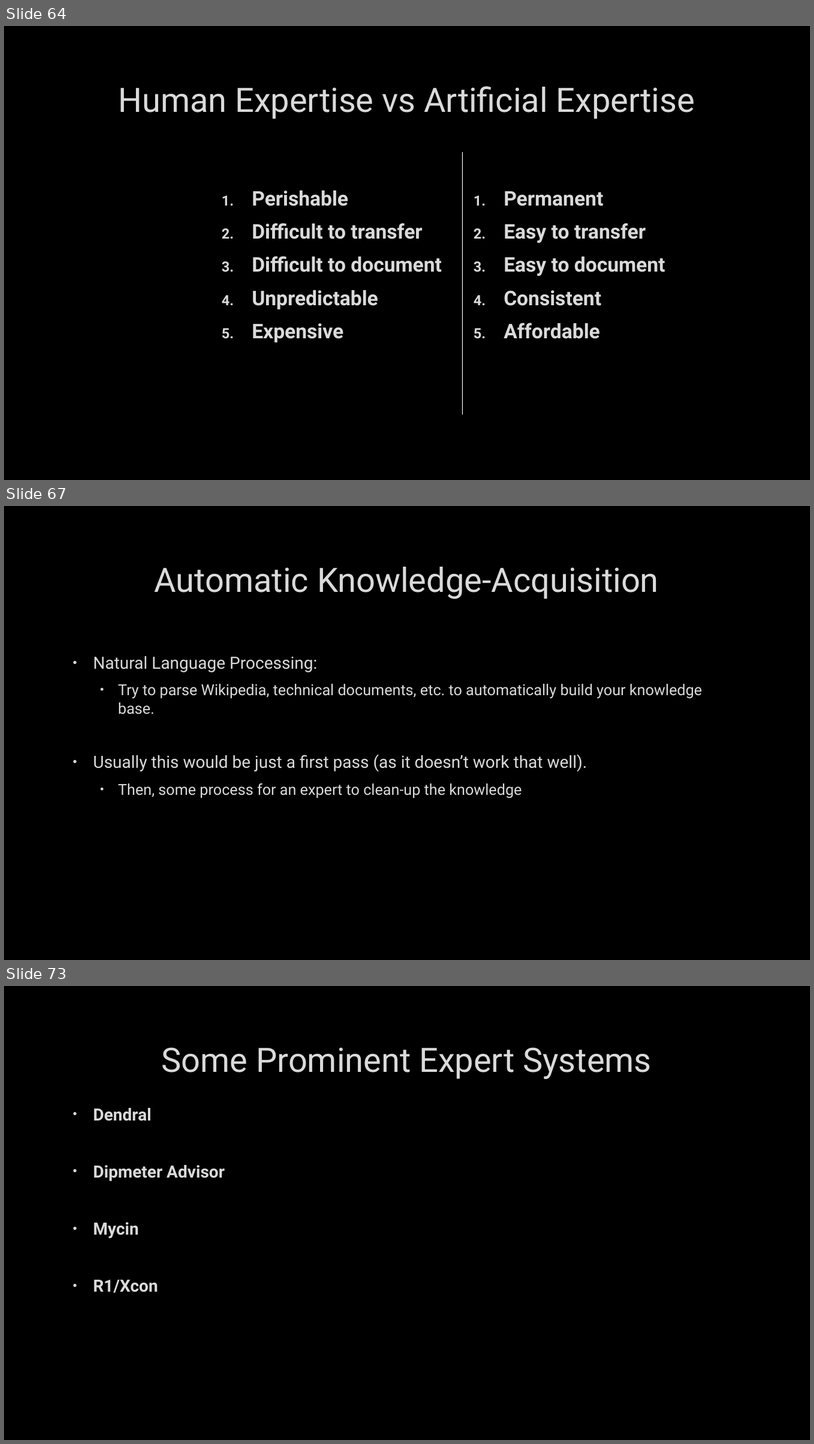
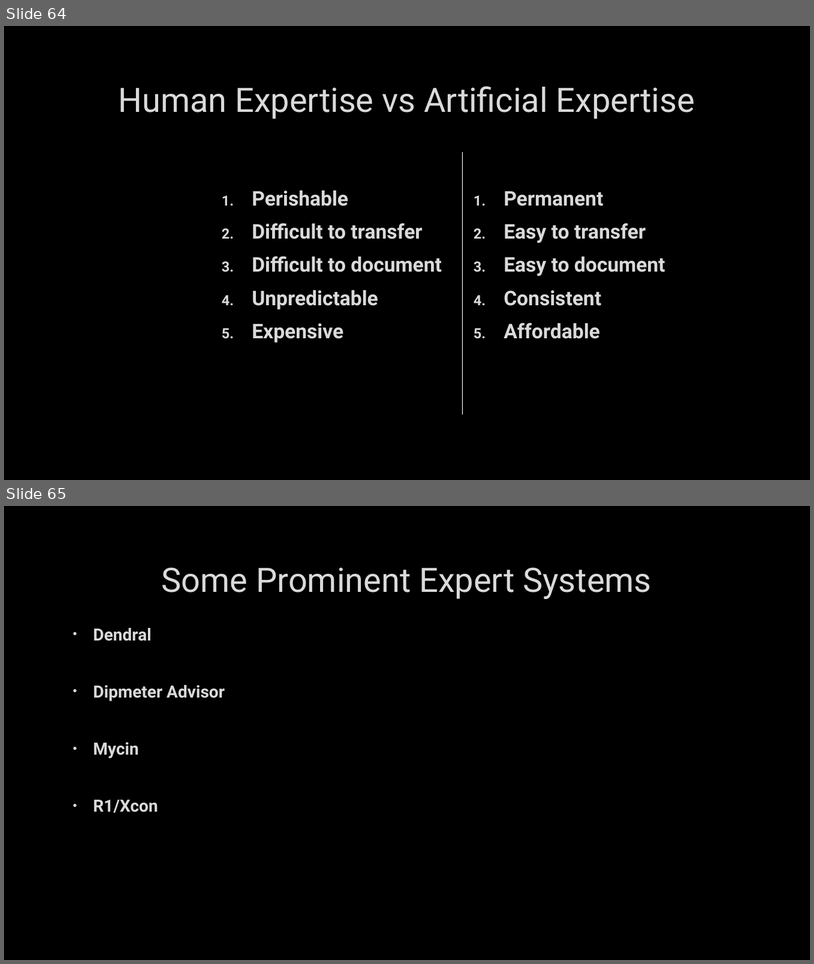
Before and after one commit to markfloryan/AI, a slide deck: slides/04-ExpertSystems.pptx. Shown one above the other, each under a label of ours: slides 64, 67 and 73 before the commit, slides 64 and 65 after it; the slides between them are not shown. The pictures are 814x1444 and 814x964 pixels, drawn with LibreOffice and Linux fonts; fonts in the diff are those of the drawing; background and template pictures are left out. Boxes give left, top, right and bottom in pixels: in the first picture for what was removed or moved away, otherwise in the second. Text is boxed around its words. In the diff, an @@ line names an element or a change of style, - is before the commit and + after.

```diff
--- a/slides/04-ExpertSystems.pptx
+++ b/slides/04-ExpertSystems.pptx
@@ slide 67 removed at [4, 506, 810, 960], background picture (left out) @@
@@ title removed at [155, 567, 659, 599] @@
-Automatic Knowledge-Acquisition
@@ text removed at [93, 656, 702, 798] @@
-• Natural Language Processing:
-  • Try to parse Wikipedia, technical documents, etc. to automatically build your knowledge base.
-• Usually this would be just a first pass (as it doesn’t work that well).
-  • Then, some process for an expert to clean-up the knowledge
@@ what was slide 73 is now slide 65 @@
```
Also in this commit, not shown: 7 other slides removed, 10 other files.
